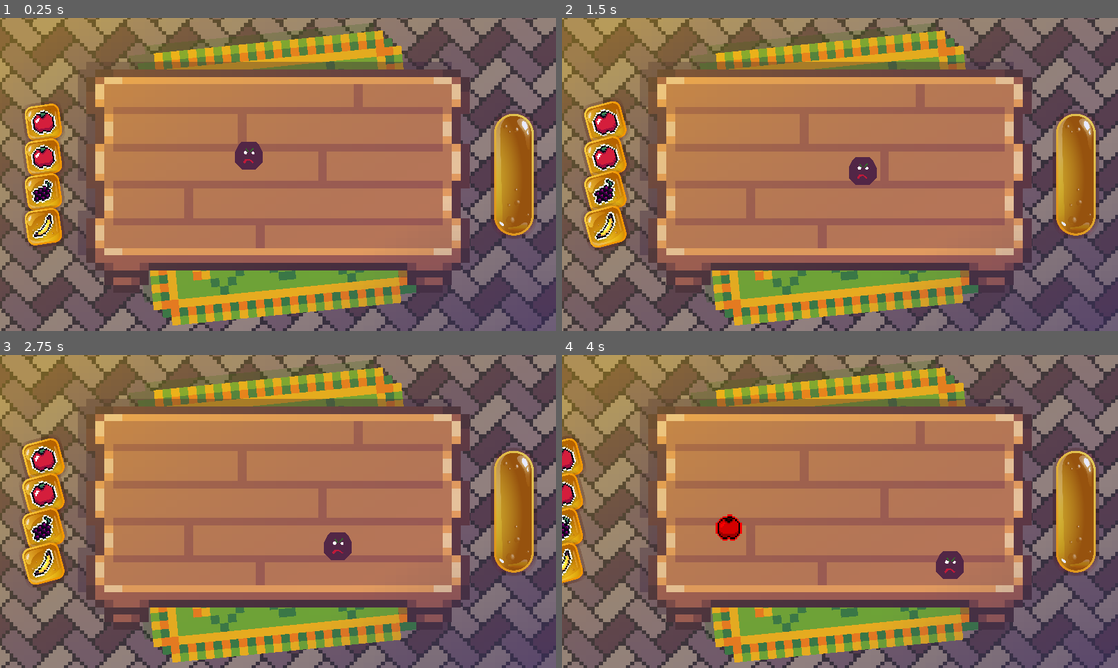
Above: before the commit, frames 1-4 (two rows, left to right).
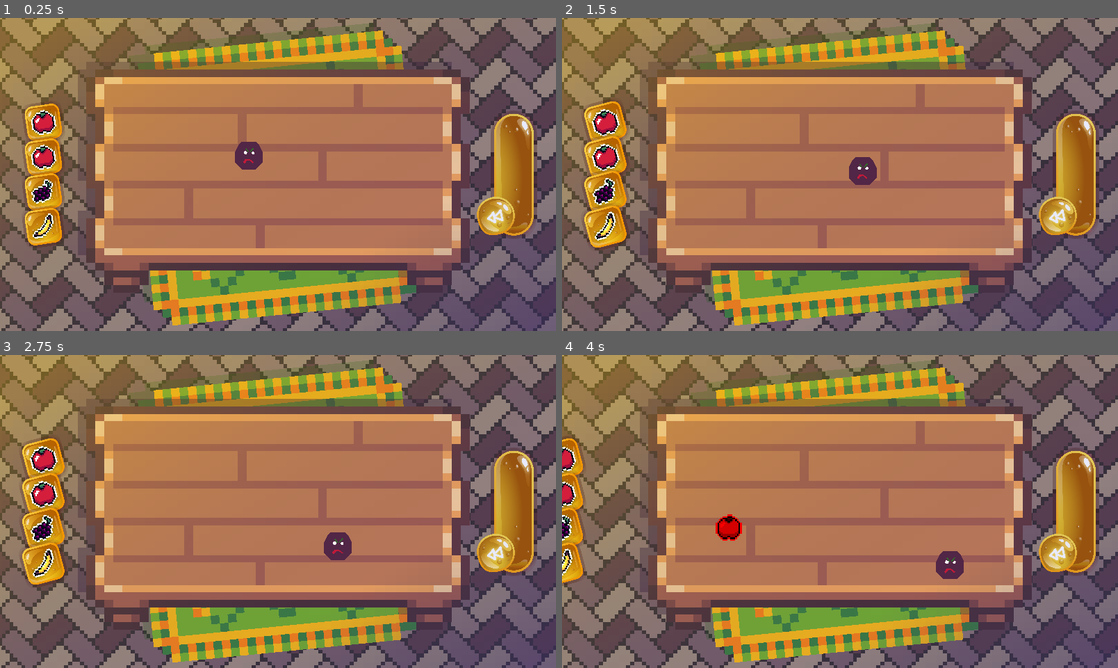
Above: after the commit, the same moments.

Repository: alexg-lviv/FruitTheNinja
Game: Godot game, scene res://src/GameField/MainScene.tscn
Two runs of this game, one before a commit and one after it. Both use one fixed random seed, a clock stepped at 60 frames per second and the inputs below.
Inputs (mouse positions are in pixels of both pictures, inside the frame that each line leads up to):
- Up to frame 1 (0.25 s): no input
- Up to frame 2 (1.5 s): click (606, 121) at 0.52 s; click (606, 121) at 1.27 s
- Up to frame 3 (2.75 s): click (44, 458) at 2.02 s
- Up to frame 4 (4 s): move the mouse to (962, 495) at 2.77 s; press the mouse at (962, 495) at 2.78 s; move the mouse to (728, 527) at 3.52 s; release the mouse at (728, 527) at 3.53 s; tap 1 (projectile_1) at 3.6 s; click (728, 527) at 3.67 s

The runs differ from the first frame. In frame 1, 0.6% of the frame differs, in the area x 85-93%, y 57-70%; in frame 2, 0.6%; in frame 3, 0.6%; in frame 4, 0.6%.

Commit message:
ASdd icon

Diff:
--- a/src/GameField/MainScene.tscn
+++ b/src/GameField/MainScene.tscn
@@ -10,6 +10,7 @@
 [ext_resource type="Shader" path="res://src/UI/shadow_uniform.gdshader" id="7_a45ss"]
 [ext_resource type="Texture2D" uid="uid://bt7sexmkieosl" path="res://assets/butts/bbar_2.png" id="7_ldkyv"]
 [ext_resource type="Texture2D" uid="uid://yrbcvwshhrv8" path="res://assets/butts/bbar_1.png" id="8_pwgk6"]
+[ext_resource type="Texture2D" uid="uid://cnj0a2fewj53i" path="res://assets/butts/icon.png" id="10_grbsc"]
 [ext_resource type="PackedScene" uid="uid://crn3rf6fql7yv" path="res://src/Effects/SlowMoEffect/SlowMoEffect.tscn" id="11_0i5gp"]
 [ext_resource type="AudioStream" uid="uid://nfe4gqc5mmlw" path="res://assets/sound/main_theme.mp3" id="13_i32sq"]
 
@@ -210,6 +211,24 @@
 texture_under = ExtResource("7_ldkyv")
 texture_progress = ExtResource("8_pwgk6")
 
+[node name="TextureRect" type="TextureRect" parent="SlowmoProgress"]
+layout_mode = 1
+anchors_preset = 7
+anchor_left = 0.5
+anchor_top = 1.0
+anchor_right = 0.5
+anchor_bottom = 1.0
+offset_left = -337.167
+offset_top = -288.0
+offset_right = -14.1667
+offset_bottom = 30.0001
+grow_horizontal = 2
+grow_vertical = 0
+rotation = -0.300517
+texture = ExtResource("10_grbsc")
+expand_mode = 1
+stretch_mode = 5
+
 [node name="CanvasLayer" type="CanvasLayer" parent="."]
 
 [node name="SlowMoEffect" parent="CanvasLayer" instance=ExtResource("11_0i5gp")]
Binary file added: assets/butts/icon.png
Not shown, added: assets/butts/icon.png.import
Not shown: 1 places in src/GameField/MainScene.tscn that only renumber resources
